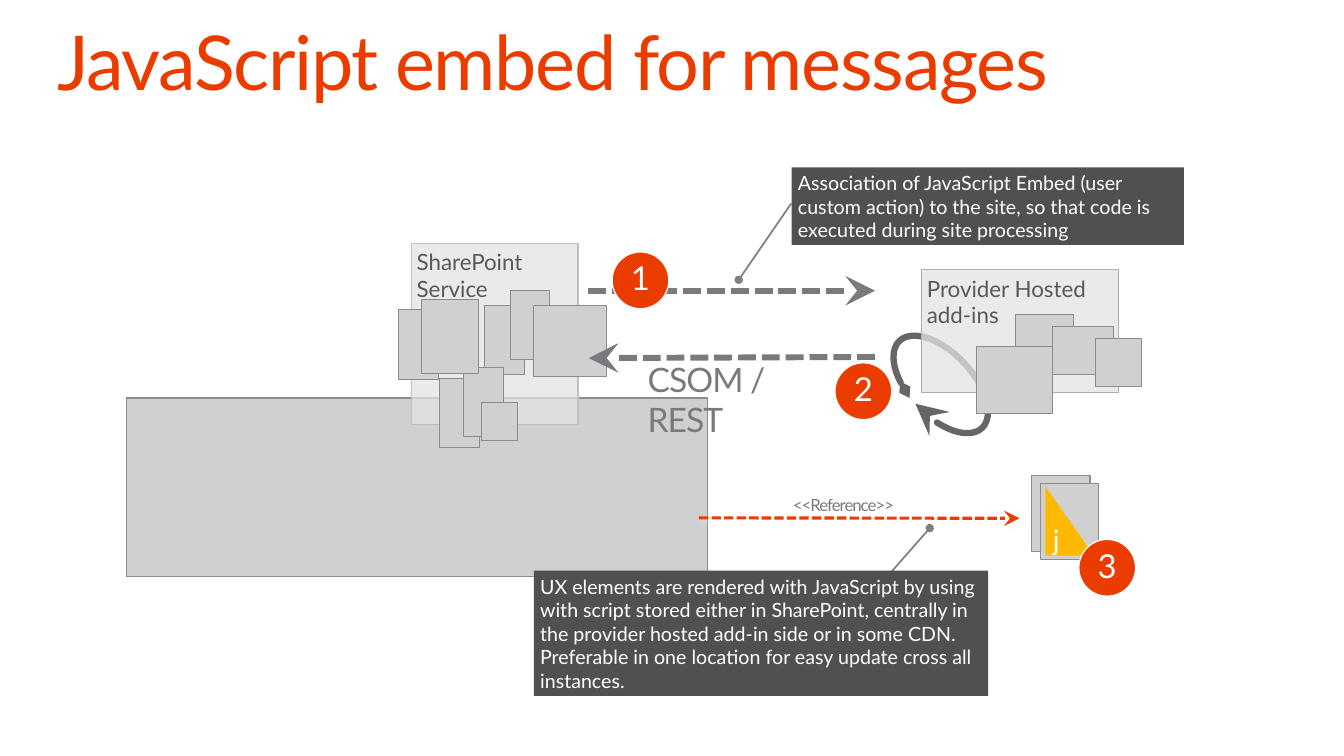
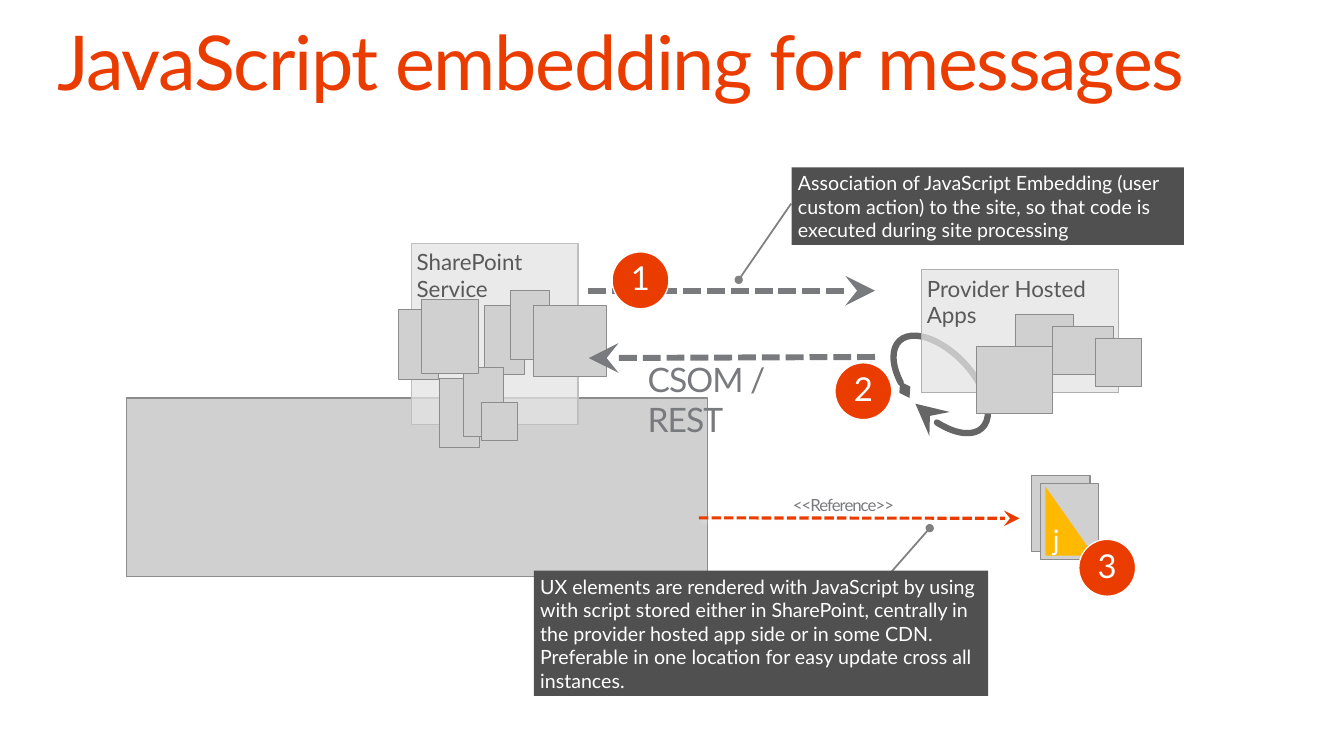
Before and after one commit to OfficeDev/TrainingContent, a slide deck: slide 14 of O3658/02 Managing site settings using app model/2_SiteManagement.pptx. Drawn at 1344x756 pixels with LibreOffice and Linux fonts; fonts in the diff are those of the drawing; grey boxes stand for pictures; background and template pictures are left out. Boxes give left, top, right and bottom in pixels: in the first picture for what was removed or moved away, otherwise in the second. Text is boxed around its words. In the diff, an @@ line names an element or a change of style, - is before the commit and + after.

```diff
--- a/O3658/02 Managing site settings using app model/2_SiteManagement.pptx
+++ b/O3658/02 Managing site settings using app model/2_SiteManagement.pptx
@@ title at (x1=57, y1=34, x2=1184, y2=104): text changed @@
-JavaScript embed for messages
+JavaScript embedding for messages
@@ text in rectangle at (x1=798, y1=175, x2=1159, y2=241): text changed @@
-  Association of JavaScript Embed (user custom action) to the site, so that code is executed during site processing
+  Association of JavaScript Embedding (user custom action) to the site, so that code is executed during site processing
@@ text in rectangle at (x1=927, y1=280, x2=1086, y2=327): text changed @@
-Provider Hosted add-ins
+Provider Hosted Apps
@@ text in rectangle at (x1=540, y1=579, x2=974, y2=688): text changed @@
-  UX elements are rendered with JavaScript by using with script stored either in SharePoint, centrally in the provider hosted add-in side or in some CDN. Preferable in one location for easy update cross all instances.
+  UX elements are rendered with JavaScript by using with script stored either in SharePoint, centrally in the provider hosted app side or in some CDN. Preferable in one location for easy update cross all instances.
```
Also in this commit, not shown: 15 other slides changed, 1 slide added, 1 slide removed, 1 other file.
